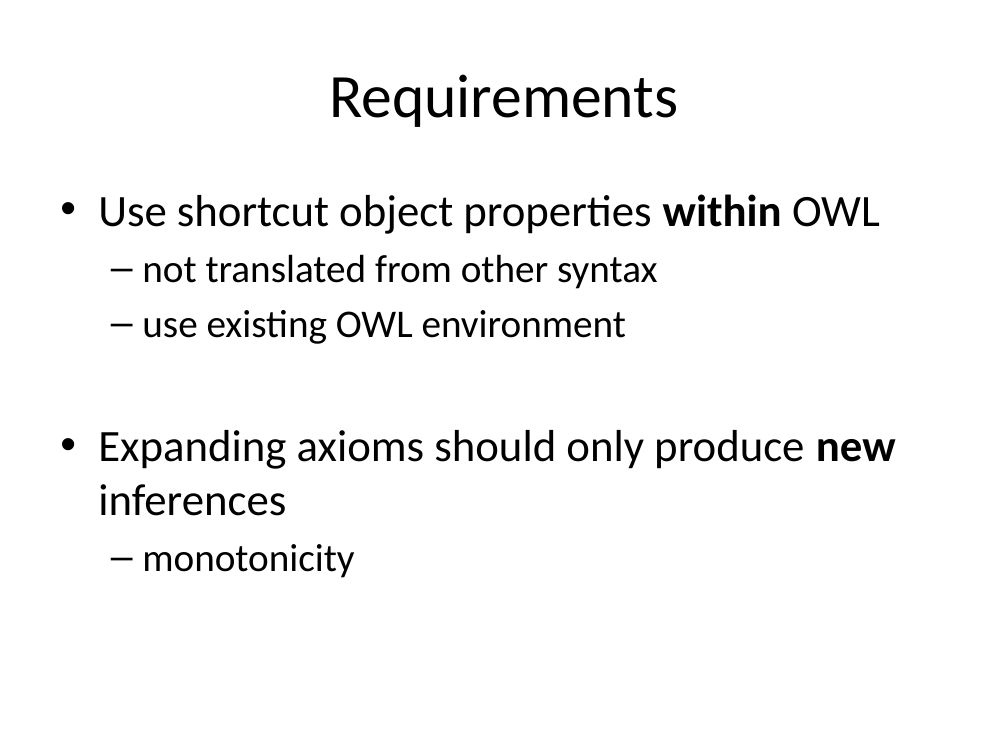
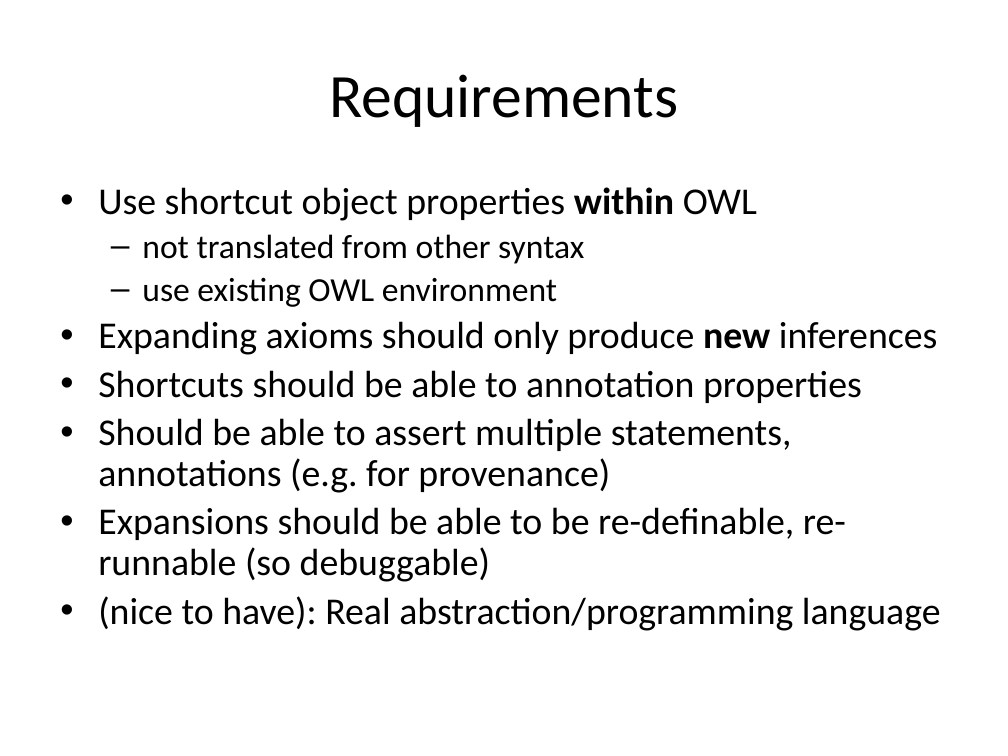
Before and after one commit to cmungall/obo2owl, a slide deck: slide 9 of papers/owled-macros-panel.pptx. Drawn at 1008x756 pixels with LibreOffice and Linux fonts; fonts in the diff are those of the drawing. Boxes give left, top, right and bottom in pixels: in the first picture for what was removed or moved away, otherwise in the second. Text is boxed around its words. In the diff, an @@ line names an element or a change of style, - is before the commit and + after.

```diff
--- a/papers/owled-macros-panel.pptx
+++ b/papers/owled-macros-panel.pptx
@@ text at (98,187,938,355): size 32 to 27 pt in "Use shortcut object properties within OWL", "Expanding axioms should only produce new inferences"; size 28 to 24 pt in "not translated from other syntax", "use existing OWL environment"; line spacing 1 to 0.9; less space between paragraphs @@
@@ text at (98,370,941,631): text changed; size 28 to 27 pt @@
-  – monotonicity
+• Shortcuts should be able to annotation properties
+• Should be able to assert multiple statements, annotations (e.g. for provenance)
+• Expansions should be able to be re-definable, re-runnable (so debuggable)
+• (nice to have): Real abstraction/programming language
```
Also in this commit, not shown: 3 other slides changed, 1 slide added.
